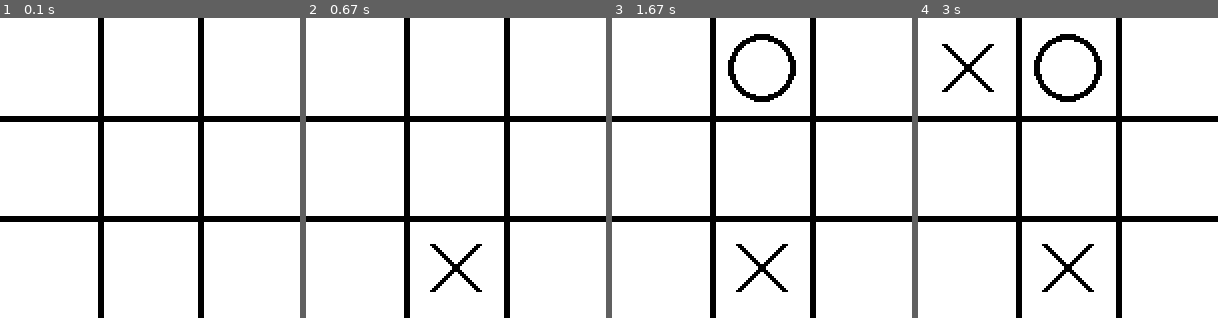
Above: before the commit, frames 1-4 (left to right).
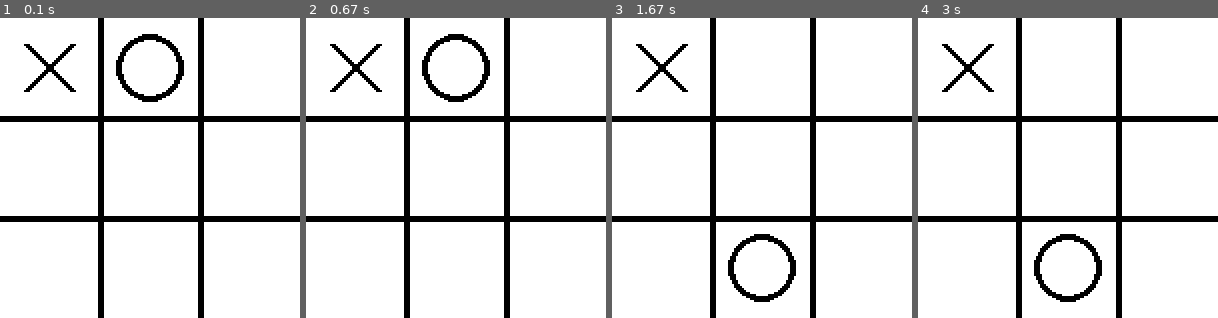
Above: after the commit, the same moments.

Repository: snlpdo/pygame-tictactoe
Game: pygame game, started from gui.py
The game is run twice, just before and just after one commit, with the same random seed, the same clock (stepped at 60 frames per second) and the same inputs.
Inputs (mouse positions are in pixels of both pictures, inside the frame that each line leads up to):
- Up to frame 1 (0.1 s): no input
- Up to frame 2 (0.67 s): press the mouse at (384, 171) at 0.37 s; move the mouse to (435, 201) at 0.47 s; release the mouse at (483, 234) at 0.6 s
- Up to frame 3 (1.67 s): click (807, 63) at 0.72 s; press the mouse at (807, 63) at 1.03 s; move the mouse to (777, 153) at 1.13 s; release the mouse at (747, 246) at 1.27 s
- Up to frame 4 (3 s): click (954, 99) at 2.25 s

The runs differ from the first frame. In frame 1, 1.9% of the frame differs, in the area x 8-62%, y 5-28%; in frame 2, 2.5%; in frame 3, 3.5%, in the area x 8-62%, y 5-95%; in frame 4, 2.9%.

Commit message:
Exemple de déplacement d'une pièce à l'aide de la souris

Diff:
--- a/engine.py
+++ b/engine.py
@@ -12,49 +12,21 @@
     # 1: croix
     # 2: cercle
     self.plateau = [
-      [0,0,0],
+      [1,2,0],
       [0,0,0],
       [0,0,0],
     ]
 
-    # 2 joueurs 1 (croix) et 2 (cercle)
-    self.joueur = 1
-    self.fin = (False, 0)
 
-  def maj(self, c, l):
-    """
-    Prendre en compte un coup sur la cellule
-    de coordonnées c (colonne) et l (ligne)
-    """
-    # Vérifier que la case est libre
-    if self.plateau[l][c]!=0:
-      return
+  def occupant(self,colonne,ligne):
+    if self.plateau[ligne][colonne]==0: # case vide
+      return None
     else:
-      self.plateau[l][c] = self.joueur
+      return self.plateau[ligne][colonne]
 
-    # Victoire ?
-    self.fin = self.victoire()
-
-    # Passer au joueur suivant
-    self.joueur= 2 - (self.joueur-1)
-
-  def victoire(self):
-        """
-        Vérifier si un joueur a gagné
-        """
-
-        # variable locale (plus rapide)
-        p  = self.plateau
-
-        # Vérification des lignes et colonnes
-        for i in range(3):
-            if p[i][0]!=0 and p[i][0]==p[i][1]==p[i][2]:
-                return (True, p[i][0])
-            if p[0][i]!=0 and p[0][i]==p[1][i]==p[2][i]:
-                return (True, p[0][i])
-        # Vérifier les diagonales
-        if p[0][0]!=0 and p[0][0]==p[1][1]==p[2][2]:
-            return (True, p[0][0])
-        if p[2][0]!=0 and p[2][0]==p[1][1]==p[0][2]:
-            return (True, p[2][0])
-        return (False, 0)
+  def deplacer(self, dep, arr):
+    if self.plateau[arr[1]][arr[0]]==0: # arrivée libre
+        # recopier le type de pièce
+        self.plateau[arr[1]][arr[0]] = self.plateau[dep[1]][dep[0]]
+        # vider la case de départ
+        self.plateau[dep[1]][dep[0]] = 0
--- a/gui.py
+++ b/gui.py
@@ -46,19 +46,46 @@
 # Horloge pour contrôler le fps
 clock = pygame.time.Clock()
 
+# Gestion du déplacement
+case_dep = ()
+position = ()
+piece_deplacee = None
+
 # Boucle principale
 continuer = True
 while continuer:
   # Gestion des évènements
   # (comme la fermeture de la fenêtre)
   for e in pygame.event.get():
+
     if e.type == pygame.QUIT:
       continuer = False
-    elif e.type == pygame.MOUSEBUTTONUP and not jeu.fin[0]:
-      position = e.pos
-      colonne = int(position[0]//(WIDTH/3))
-      ligne = int(position[1]//(HEIGHT/3))
-      jeu.maj(colonne, ligne)
+
+    elif e.type == pygame.MOUSEBUTTONDOWN: # Début
+        # colonne et ligne de départ
+        position = e.pos
+        colonne = int(position[0]//(WIDTH/3))
+        ligne = int(position[1]//(HEIGHT/3))
+
+        # Vérifier s'il y a une pièce
+        piece_deplacee = jeu.occupant(colonne, ligne)
+        if piece_deplacee != None: # pièce sélectionnée
+            deplacement = True
+            case_dep = (colonne, ligne)
+
+    elif e.type == pygame.MOUSEMOTION: # suivre le déplacement
+        if piece_deplacee != None:
+            position = e.pos
+
+    elif e.type == pygame.MOUSEBUTTONUP: # Fin
+        if piece_deplacee != None:
+            position = e.pos
+            colonne = int(position[0]//(WIDTH/3))
+            ligne = int(position[1]//(HEIGHT/3))
+
+            case_arrivee = (colonne, ligne)
+            jeu.deplacer(case_dep, case_arrivee)
+            piece_deplacee = None
 
   ##############################
   # Mises à jour des propriétés
@@ -70,14 +97,20 @@
   screen.blit(bg, (0,0))
   for i in range(len(jeu.plateau)):
     for j in range(len(jeu.plateau[i])):
+      # Ne pas dessiner la pièce qui se déplace
+      if piece_deplacee!=None and (j,i)==case_dep:
+          continue
+
       if jeu.plateau[i][j]==1: # une croix
-        screen.blit(croix, (j*WIDTH/3+2, i*HEIGHT/3+2))
+          screen.blit(croix, (j*WIDTH/3+2, i*HEIGHT/3+2))
       elif jeu.plateau[i][j]==2: # un cercle
-        screen.blit(cercle, (j*WIDTH/3+2, i*HEIGHT/3+2))
+          screen.blit(cercle, (j*WIDTH/3+2, i*HEIGHT/3+2))
 
-  # En cas de victoire
-  if jeu.fin[0]:
-    pygame.display.set_caption("Victoire "+str(jeu.fin[1]))
+  # Dessin de la pièce qui bouge
+  if piece_deplacee == 1: # une croix
+      screen.blit(croix, position)
+  elif piece_deplacee == 2: # un cercle
+      screen.blit(cercle, position)
 
   #########################
   # raffraichir l'affichage
